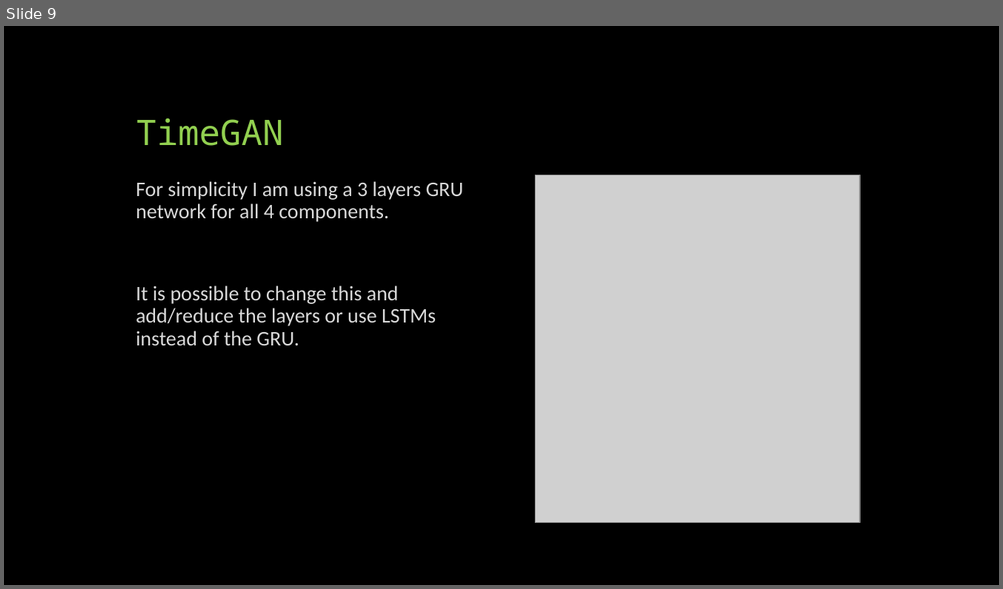
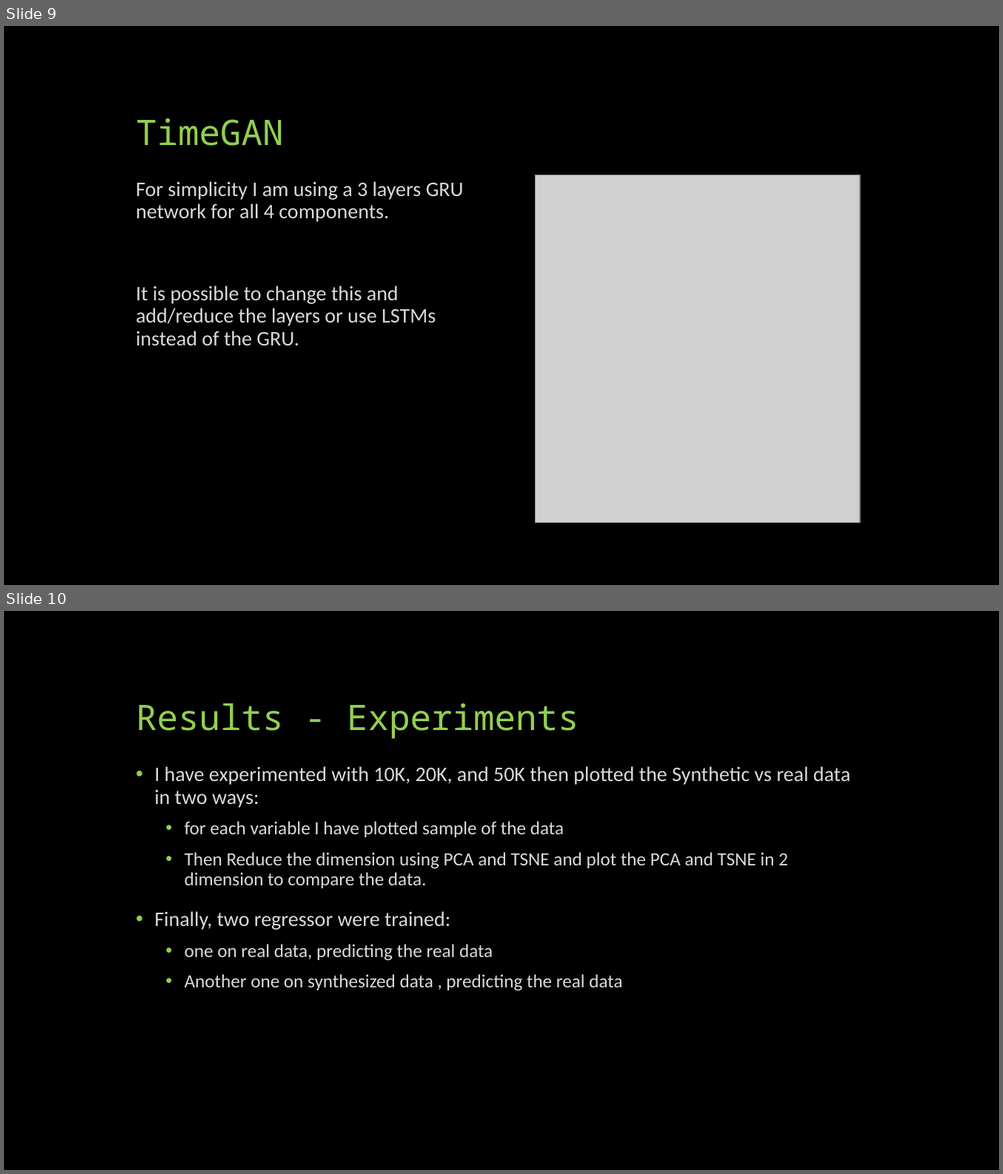
Before and after one commit to shsab/DL_Term_Project, a slide deck: presentation/Deep-Learning-Term-Project.pptx. Shown one above the other, each under a label of ours: slide 9 before the commit, slides 9 and 10 after it. The pictures are 1003x589 and 1003x1174 pixels, drawn with LibreOffice and Linux fonts; fonts in the diff are those of the drawing; grey boxes stand for pictures. Boxes give left, top, right and bottom in pixels: in the first picture for what was removed or moved away, otherwise in the second. Text is boxed around its words. In the diff, an @@ line names an element or a change of style, - is before the commit and + after.

```diff
--- a/presentation/Deep-Learning-Term-Project.pptx
+++ b/presentation/Deep-Learning-Term-Project.pptx
@@ slide 10 added at [4,611,999,1170], background #000000 @@
@@ title added at [136,703,579,739], 34 pt, text #92D050 @@
+Results - Experiments
@@ text added at [154,766,850,991], 18 pt, text #D9D9D9 @@
+• I have experimented with 10K, 20K, and 50K then plotted the Synthetic vs real data in two ways:
+  • for each variable I have plotted sample of the data
+  • Then Reduce the dimension using PCA and TSNE and plot the PCA and TSNE in 2 dimension to compare the data.
+• Finally, two regressor were trained:
+  • one on real data, predicting the real data
+  • Another one on synthesized data , predicting the real data
```
Also in this commit, not shown: 8 other slides added.
